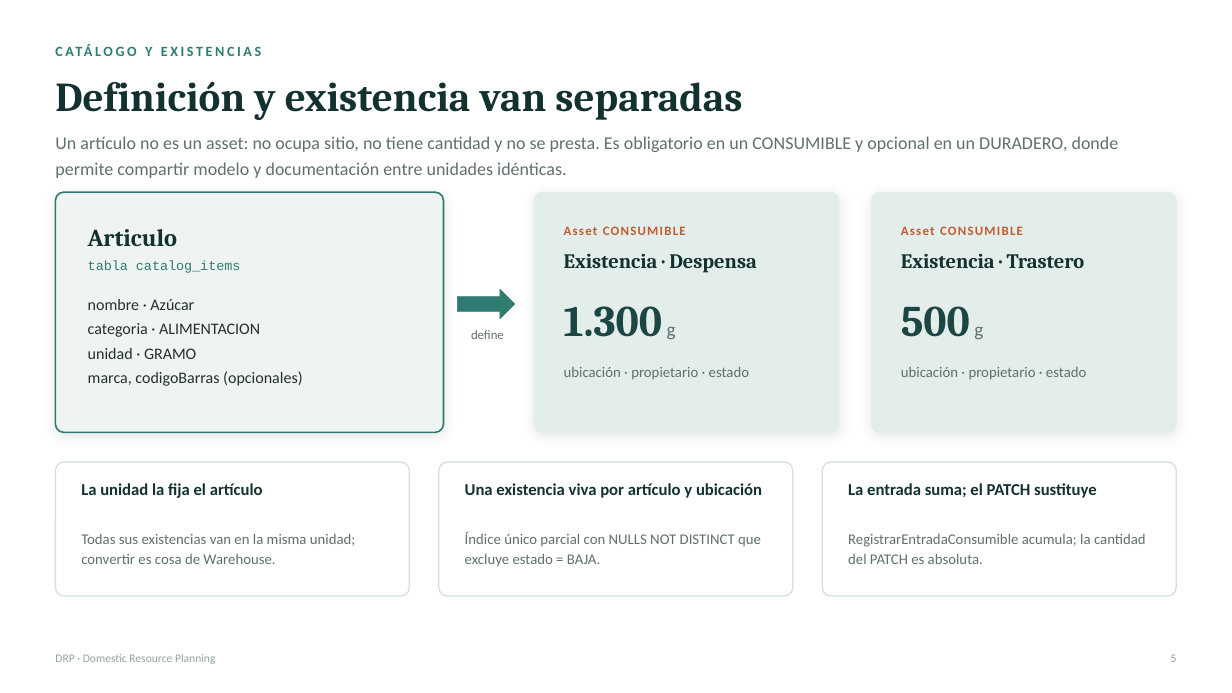
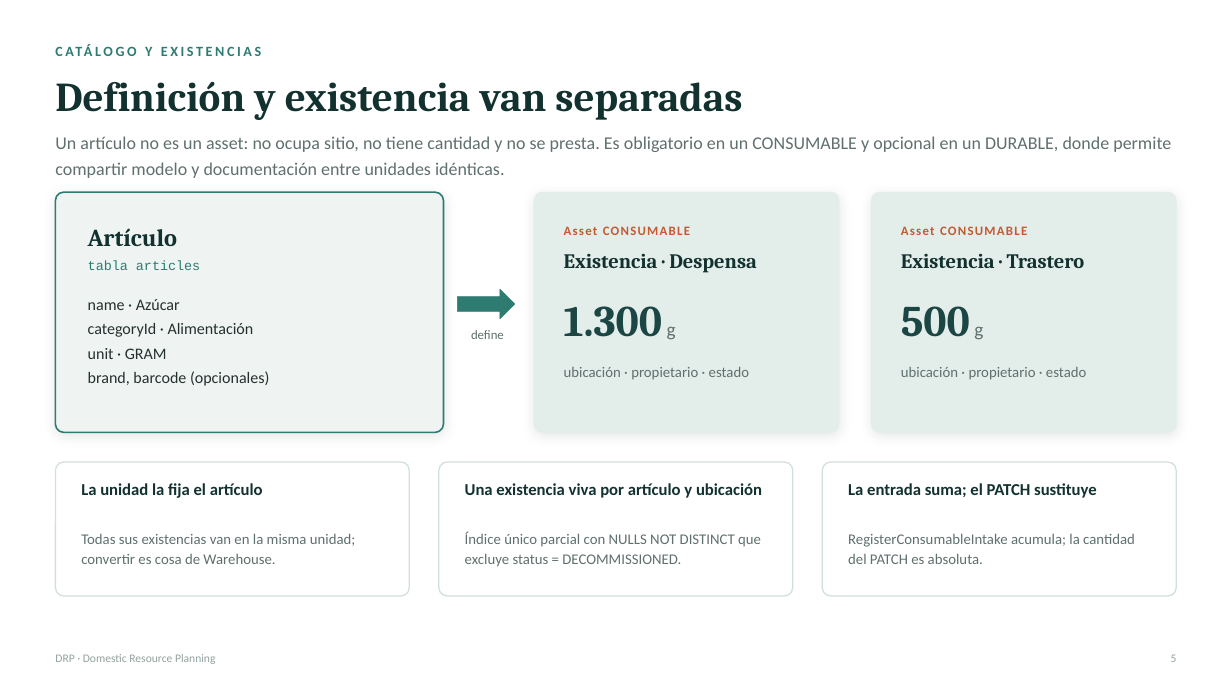
Before and after one commit to kikescribano/domestic_resource_planning, a slide deck: slide 6 of docs/common/marketing/DRP-resumen.pptx. Drawn at 1232x693 pixels with LibreOffice and Linux fonts; fonts in the diff are those of the drawing. Boxes give left, top, right and bottom in pixels: in the first picture for what was removed or moved away, otherwise in the second. Text is boxed around its words. In the diff, an @@ line names an element or a change of style, - is before the commit and + after.

```diff
--- a/docs/common/marketing/DRP-resumen.pptx
+++ b/docs/common/marketing/DRP-resumen.pptx
@@ text at box(55, 136, 1171, 178): text changed @@
-Un artículo no es un asset: no ocupa sitio, no tiene cantidad y no se presta. Es obligatorio en un CONSUMIBLE y opcional en un DURADERO, donde permite compartir modelo y documentación entre unidades idénticas.
+Un artículo no es un asset: no ocupa sitio, no tiene cantidad y no se presta. Es obligatorio en un CONSUMABLE y opcional en un DURABLE, donde permite compartir modelo y documentación entre unidades idénticas.
@@ text at box(603, 226, 690, 235): text changed @@
-Asset CONSUMIBLE
+Asset CONSUMABLE
@@ text at box(901, 226, 1027, 235): text changed @@
-Asset CONSUMIBLE
+Asset CONSUMABLE
@@ text at box(88, 260, 200, 270): text changed @@
-tabla catalog_items
+tabla articles
@@ text at box(88, 299, 269, 386): text changed @@
-nombre · Azúcar
-categoria · ALIMENTACION
-unidad · GRAMO
-marca, codigoBarras (opcionales)
+name · Azúcar
+categoryId · Alimentación
+unit · GRAM
+brand, barcode (opcionales)
@@ text at box(465, 531, 761, 567): text changed @@
-Índice único parcial con NULLS NOT DISTINCT que excluye estado = BAJA.
+Índice único parcial con NULLS NOT DISTINCT que excluye status = DECOMMISSIONED.
@@ text at box(848, 533, 1135, 564): text changed @@
-RegistrarEntradaConsumible acumula; la cantidad del PATCH es absoluta.
+RegisterConsumableIntake acumula; la cantidad del PATCH es absoluta.
```
Also in this commit, not shown: 7 other slides changed, 1 other file.
